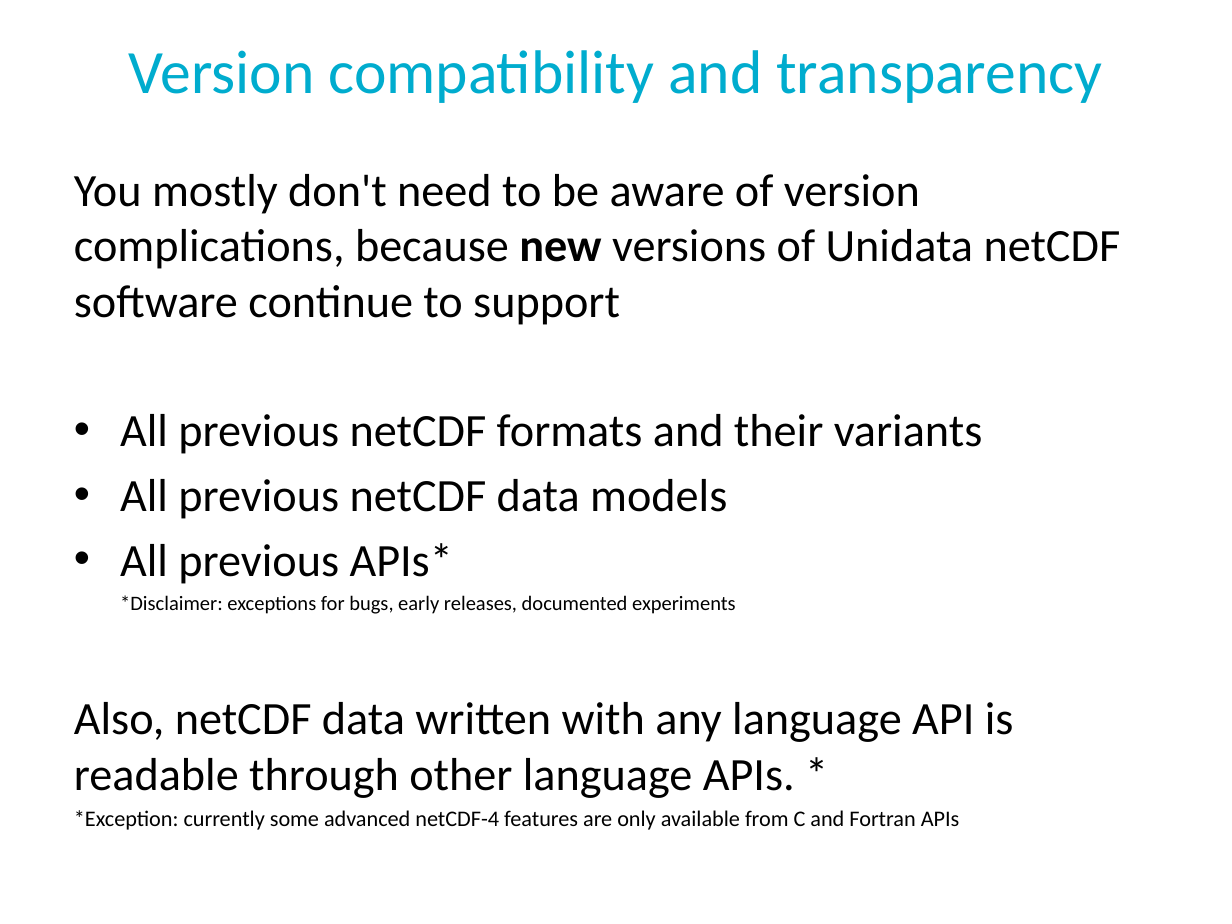
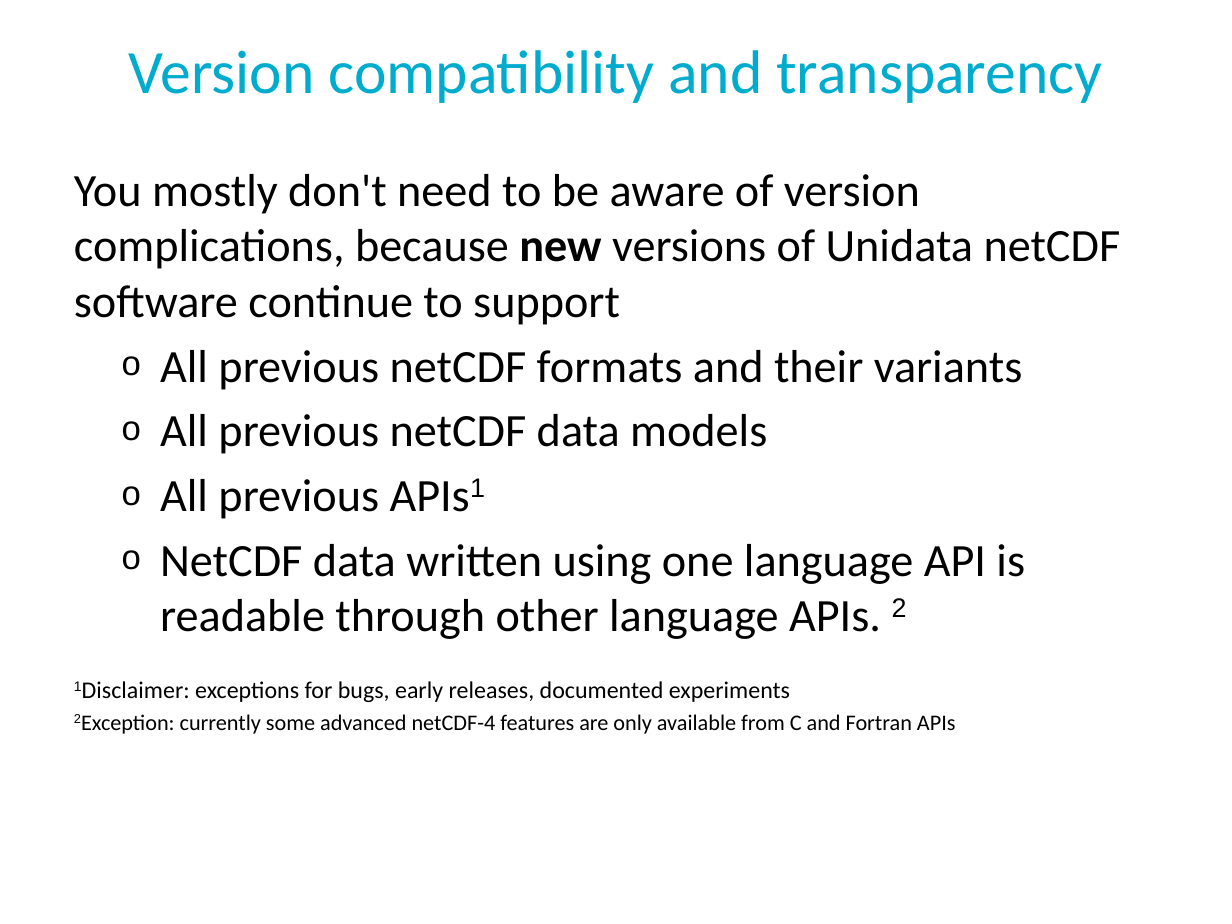
Before and after one commit to Unidata/python-workshop, a slide deck: slide 8 of presentations/netcdf-intro.pptx. Drawn at 1232x924 pixels with LibreOffice and Linux fonts; fonts in the diff are those of the drawing; background and template pictures are left out. Boxes give left, top, right and bottom in pixels: in the first picture for what was removed or moved away, otherwise in the second. Text is boxed around its words. In the diff, an @@ line names an element or a change of style, - is before the commit and + after.

```diff
--- a/presentations/netcdf-intro.pptx
+++ b/presentations/netcdf-intro.pptx
@@ text at (x1=160, y1=350, x2=1023, y2=454): bullet • to o; list level 1 to 2 in "All previous netCDF formats and ..."; list level 1 to 2 in "All previous netCDF data models" @@
@@ text at (x1=160, y1=479, x2=1025, y2=734): text changed @@
-• All previous APIs*
-*Disclaimer: exceptions for bugs, early releases, documented experiments
-Also, netCDF data written with any language API is readable through other language APIs. *
-*Exception: currently some advanced netCDF-4 features are only available from C and Fortran APIs
+  o All previous APIs1
+  o NetCDF data written using one language API is readable through other language APIs. 2
+1Disclaimer: exceptions for bugs, early releases, documented experiments
+2Exception: currently some advanced netCDF-4 features are only available from C and Fortran APIs
```
Also in this commit, not shown: 16 other slides changed, 1 other file.
